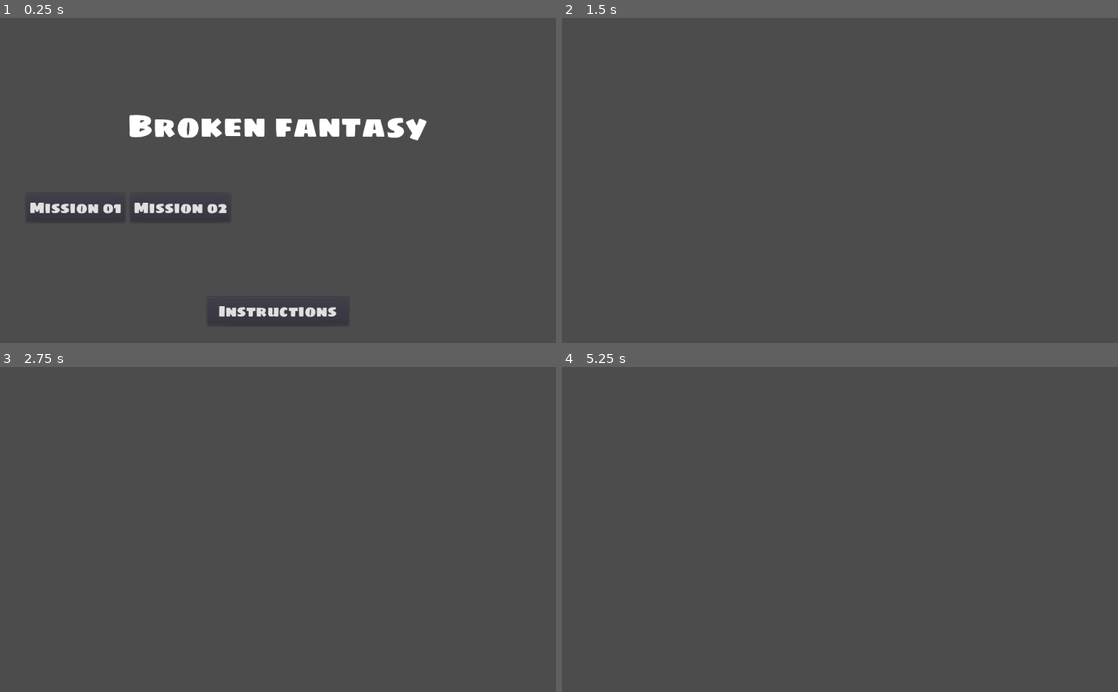
Above: before the commit, frames 1-4 (two rows, left to right).
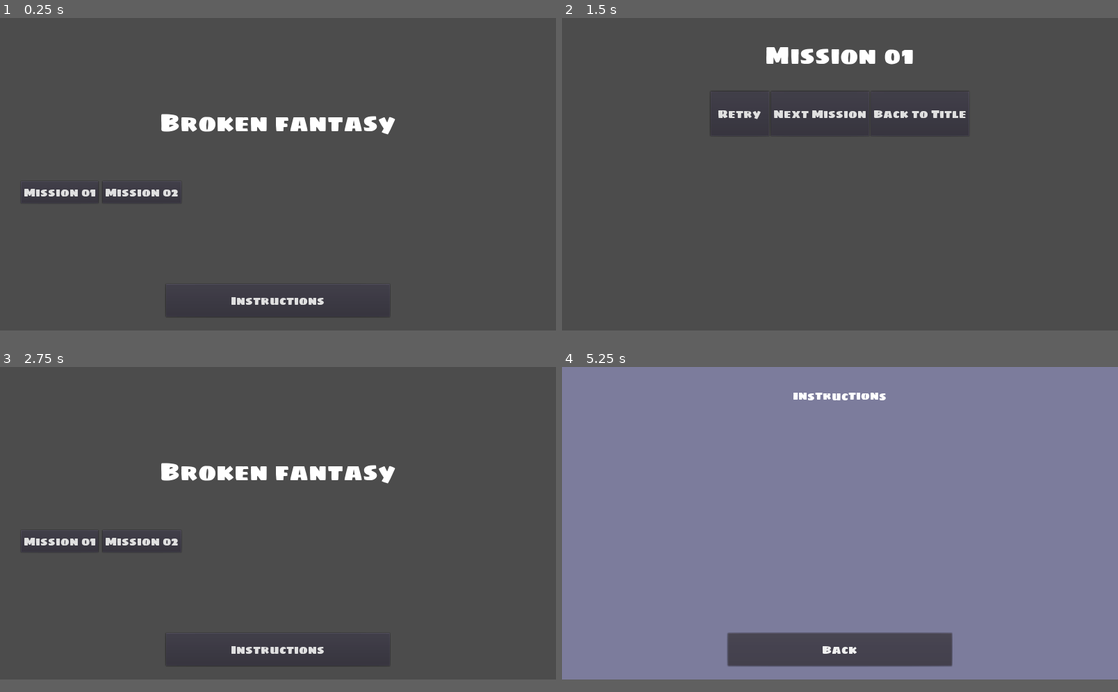
Above: after the commit, the same moments.

Repository: hsandt/GGJ2020
Game: Godot game, scene res://Scenes/Title.tscn
The game is run twice, just before and just after one commit, with the same random seed, the same clock (stepped at 60 frames per second) and the same inputs.
Inputs (mouse positions are in pixels of both pictures, inside the frame that each line leads up to):
- Up to frame 1 (0.25 s): no input
- Up to frame 2 (1.5 s): click "Mission 01" at 0.5 s; click (739, 118) at 1.25 s, where only the run after the commit has a clickable "Retry"
- Up to frame 3 (2.75 s): click (355, 467) at 2 s, where only the run after the commit has a clickable "Back to Title"
- Up to frame 4 (5.25 s): click (706, 549) at 2.75 s, where only the run after the commit has a clickable "Mission 02"; click (739, 467) at 3.5 s, where only the run after the commit has a clickable "Retry"; click (917, 467) at 4.25 s, where only the run after the commit has a clickable "Back to Title"; click (840, 659) at 5 s, where only the run after the commit has a clickable "Instructions"
In our replay, the window is 800x468 before the commit and 800x450 after it. These sizes can differ from the game's own. Grey fills any space a smaller window leaves; there, only what the larger window draws over its background counts as a difference.

The runs differ from the first frame. In frame 1, 3.9% of the frame differs, in the area x 4-77%, y 29-93%; in frame 2, 1.6%; in frame 3, 2.1%; in frame 4, 92%, in the area x 0-100%, y 0-97%.

Commit message:
[FLOW] Complete flow via buttons

Diff:
--- a/Scenes/Mission01.tscn
+++ b/Scenes/Mission01.tscn
@@ -1,3 +1,12 @@
-[gd_scene format=2]
+[gd_scene load_steps=2 format=2]
 
-[node name="Root2D" type="Node2D"]
+[ext_resource path="res://Scenes/MissionHUD.tscn" type="PackedScene" id=1]
+
+[node name="Root2D" type="Control"]
+anchor_right = 1.0
+anchor_bottom = 1.0
+__meta__ = {
+"_edit_use_anchors_": false
+}
+
+[node name="Root" parent="." instance=ExtResource( 1 )]
--- a/Scenes/Mission02.tscn
+++ b/Scenes/Mission02.tscn
@@ -1,3 +1,12 @@
-[gd_scene format=2]
+[gd_scene load_steps=2 format=2]
 
-[node name="Root2D" type="Node2D"]
+[ext_resource path="res://Scenes/MissionHUD.tscn" type="PackedScene" id=1]
+
+[node name="Root2D" type="Control"]
+anchor_right = 1.0
+anchor_bottom = 1.0
+__meta__ = {
+"_edit_use_anchors_": false
+}
+
+[node name="Root" parent="." instance=ExtResource( 1 )]
--- /dev/null
+++ b/Scenes/MissionHUD.tscn
@@ -0,0 +1,83 @@
+[gd_scene load_steps=7 format=2]
+
+[ext_resource path="res://Fonts/FONT_Title.tres" type="DynamicFont" id=1]
+[ext_resource path="res://Scripts/RetryButton.gd" type="Script" id=2]
+[ext_resource path="res://Fonts/FONT_Button.tres" type="DynamicFont" id=3]
+[ext_resource path="res://Scripts/MissionHUD.gd" type="Script" id=4]
+[ext_resource path="res://Scripts/NextMissionButton.gd" type="Script" id=5]
+[ext_resource path="res://Scripts/BackToTitleButton.gd" type="Script" id=6]
+
+[node name="MissionHUDRoot" type="Control"]
+anchor_right = 1.0
+anchor_bottom = 1.0
+script = ExtResource( 4 )
+__meta__ = {
+"_edit_use_anchors_": false
+}
+title = NodePath("Title")
+
+[node name="Title" type="Label" parent="."]
+anchor_right = 1.0
+anchor_bottom = 0.232
+margin_left = 57.0
+margin_top = 25.0
+margin_right = -57.0
+margin_bottom = -20.2
+custom_fonts/font = ExtResource( 1 )
+text = "Mission xx"
+align = 1
+valign = 1
+__meta__ = {
+"_edit_use_anchors_": false
+}
+
+[node name="HBoxContainer" type="HBoxContainer" parent="."]
+anchor_left = 0.223
+anchor_top = 0.204
+anchor_right = 0.777
+anchor_bottom = 0.408
+margin_left = 57.0
+margin_top = 22.12
+margin_right = -57.0
+margin_bottom = -21.76
+__meta__ = {
+"_edit_use_anchors_": false
+}
+
+[node name="RetryButton" type="Button" parent="HBoxContainer"]
+margin_right = 125.0
+margin_bottom = 103.0
+size_flags_horizontal = 3
+custom_fonts/font = ExtResource( 3 )
+text = "Retry"
+script = ExtResource( 2 )
+__meta__ = {
+"_edit_use_anchors_": false
+}
+
+[node name="NextMissionButton" type="Button" parent="HBoxContainer"]
+margin_left = 129.0
+margin_right = 358.0
+margin_bottom = 103.0
+size_flags_horizontal = 3
+custom_fonts/font = ExtResource( 3 )
+text = "Next Mission"
+script = ExtResource( 5 )
+__meta__ = {
+"_edit_use_anchors_": false
+}
+
+[node name="BackToTitleButton" type="Button" parent="HBoxContainer"]
+margin_left = 362.0
+margin_right = 595.0
+margin_bottom = 103.0
+size_flags_horizontal = 3
+custom_fonts/font = ExtResource( 3 )
+text = "Back to Title"
+script = ExtResource( 6 )
+__meta__ = {
+"_edit_use_anchors_": false
+}
+[connection signal="pressed" from="HBoxContainer/RetryButton" to="HBoxContainer/RetryButton" method="_on_RetryButton_pressed"]
+[connection signal="pressed" from="HBoxContainer/NextMissionButton" to="HBoxContainer/NextMissionButton" method="_on_NextMissionButton_pressed"]
+[connection signal="pressed" from="HBoxContainer/BackToTitleButton" to="HBoxContainer/BackToTitleButton" method="_on_BackToTitleButton_pressed"]
--- a/Scenes/Title.tscn
+++ b/Scenes/Title.tscn
@@ -1,11 +1,10 @@
-[gd_scene load_steps=9 format=2]
+[gd_scene load_steps=8 format=2]
 
 [ext_resource path="res://Fonts/FONT_Title.tres" type="DynamicFont" id=1]
 [ext_resource path="res://Scripts/InstructionsButton.gd" type="Script" id=2]
 [ext_resource path="res://Fonts/FONT_Button.tres" type="DynamicFont" id=3]
 [ext_resource path="res://Fonts/FONT_Instructions.tres" type="DynamicFont" id=4]
 [ext_resource path="res://Prefabs/MissionButton.tscn" type="PackedScene" id=5]
-[ext_resource path="res://Scenes/Mission02.tscn" type="PackedScene" id=6]
 [ext_resource path="res://Scripts/InstructionsBackButton.gd" type="Script" id=7]
 [ext_resource path="res://Scripts/TitleRoot.gd" type="Script" id=8]
 
@@ -50,12 +49,13 @@
 }
 
 [node name="MissionButton01" parent="GridContainer" instance=ExtResource( 5 )]
+mission_number = 1
 
 [node name="MissionButton02" parent="GridContainer" instance=ExtResource( 5 )]
 margin_left = 192.0
 margin_right = 376.0
 text = "Mission 02"
-mission_scene = ExtResource( 6 )
+mission_number = 2
 
 [node name="InstructionsButton" type="Button" parent="."]
 anchor_top = 0.813
@@ -81,8 +81,8 @@
 }
 
 [node name="ColorRect" type="ColorRect" parent="InstructionsPanel"]
-margin_right = 1024.0
-margin_bottom = 600.0
+anchor_right = 1.0
+anchor_bottom = 1.0
 color = Color( 0.488, 0.488, 0.61, 1 )
 __meta__ = {
 "_edit_use_anchors_": false
--- /dev/null
+++ b/Scripts/BackToTitleButton.gd
@@ -0,0 +1,4 @@
+extends Button
+
+func _on_BackToTitleButton_pressed():
+	GameManager.go_to_title()
--- /dev/null
+++ b/Scripts/GameManager.gd
@@ -0,0 +1,27 @@
+extends Node
+
+enum Phase {
+	Setup,
+	Run
+}
+
+const MAX_MISSION_NUMBER = 2
+
+var current_mission_number : int
+var phase : int  # Phase
+
+func go_to_title():
+	var _result = get_tree().change_scene("res://Scenes/Title.tscn")
+
+func start_mission(mission_number):
+	self.current_mission_number = mission_number
+	self.phase = Phase.Setup
+	var _result = get_tree().change_scene("res://Scenes/Mission%02d.tscn" % mission_number)
+
+func restart_mission():
+	start_mission(self.current_mission_number)
+
+func start_next_mission():
+	var next_mission_number = self.current_mission_number + 1
+	if next_mission_number <= MAX_MISSION_NUMBER:
+		start_mission(next_mission_number)
--- a/Scripts/InstructionsButton.gd
+++ b/Scripts/InstructionsButton.gd
@@ -3,4 +3,4 @@
 export(NodePath) var instructions_panel
 
 func _on_Instructions_Button_pressed():
-	get_node(instructions_panel).show()
+	get_node(self.instructions_panel).show()
--- a/Scripts/MissionButton.gd
+++ b/Scripts/MissionButton.gd
@@ -1,6 +1,6 @@
 extends Button
 
-export(PackedScene) var mission_scene
+export(int) var mission_number
 
 func _on_Mission_Button_pressed():
-	get_tree().change_scene_to(mission_scene)
+	GameManager.start_mission(self.mission_number)
--- /dev/null
+++ b/Scripts/MissionHUD.gd
@@ -0,0 +1,8 @@
+extends Control
+
+export(NodePath) var title
+
+func _ready():
+	var title_label = get_node(self.title) as Label
+	if title_label:
+		title_label.text = "Mission %02d" % GameManager.current_mission_number
--- /dev/null
+++ b/Scripts/NextMissionButton.gd
@@ -0,0 +1,4 @@
+extends Button
+
+func _on_NextMissionButton_pressed():
+	GameManager.start_next_mission()
--- /dev/null
+++ b/Scripts/RetryButton.gd
@@ -0,0 +1,4 @@
+extends Button
+
+func _on_RetryButton_pressed():
+	GameManager.restart_mission()
--- a/Scripts/TitleRoot.gd
+++ b/Scripts/TitleRoot.gd
@@ -5,4 +5,4 @@
 func _ready():
 	# hide any panel that should not be visible on start
 	# (in case we were keeping them visible in editor for editing)
-	get_node(instructions_panel).hide()
+	get_node(self.instructions_panel).hide()
--- a/project.godot
+++ b/project.godot
@@ -22,6 +22,14 @@
 [autoload]
 
 AppManager="*res://Scripts/AppManager.gd"
+GameManager="*res://Scripts/GameManager.gd"
+
+[display]
+
+window/size/width=1280
+window/size/height=720
+window/stretch/mode="2d"
+window/stretch/aspect="keep"
 
 [input]
 
